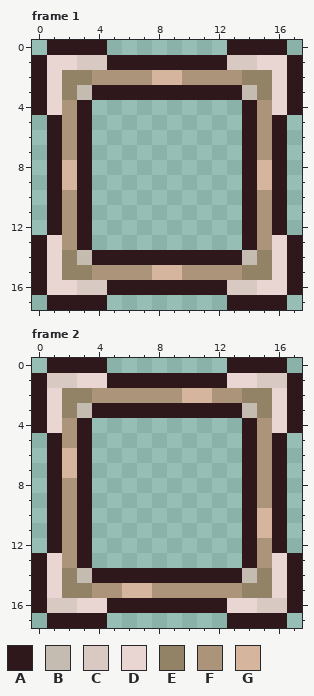
A pixel-art file gets an edit: sprites/ui/selection.aseprite. This is how it looked before the edit.
18x18 pixels, 6 frames. Shown: frame 1, frame 2. The commit also changed other frames, which this record leaves out.
Palette (. is transparent): A #2e181c  B #c4bbb1  C #d8cac3  D #e9d6d3  E #928266  F #ab947a  G #d5b59e
Pixels before, frame 1, first column x 0:
 0 .AAAA........AAAA.
 1 ADDCCAAAAAAAACCDDA
 2 ADEEFFFFGGFFFFEEDA
 3 ADEBAAAAAAAAAABEDA
 4 ADFA..........AFDA
 5 .AFA..........AFA.
 6 .AFA..........AFA.
 7 .AFA..........AFA.
 8 .AGA..........AGA.
 9 .AGA..........AGA.
10 .AFA..........AFA.
11 .AFA..........AFA.
12 .AFA..........AFA.
13 ADFA..........AFDA
14 ADEBAAAAAAAAAABEDA
15 ADEEFFFFGGFFFFEEDA
16 ADDCCAAAAAAAACCDDA
17 .AAAA........AAAA.
Pixels before, frame 2, first column x 0:
 0 .AAAA........AAAA.
 1 ACCDDAAAAAAAADDCCA
 2 ADEEFFFFFFGGFFEEDA
 3 ADEBAAAAAAAAAABEDA
 4 ADFA..........AFDA
 5 .AFA..........AFA.
 6 .AGA..........AFA.
 7 .AGA..........AFA.
 8 .AFA..........AFA.
 9 .AFA..........AFA.
10 .AFA..........AGA.
11 .AFA..........AGA.
12 .AFA..........AFA.
13 ADFA..........AFDA
14 ADEBAAAAAAAAAABEDA
15 ADEEFFGGFFFFFFEEDA
16 ACCDDAAAAAAAADDCCA
17 .AAAA........AAAA.
After the commit:
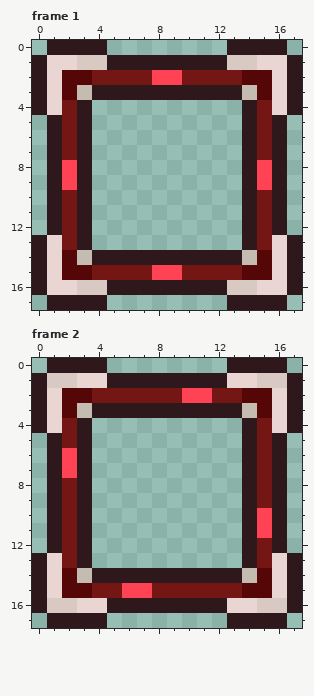
Change:
layer "yellow" now hidden
layer "red" added
colour E: #928266 -> #550607
colour F: #ab947a -> #731614
colour G: #d5b59e -> #ff4355
Boxes around the changes in both pictures, in picture pixels (x1, y1, x2, y2):
changed: (62, 70, 272, 280)
changed: (62, 388, 272, 598)
